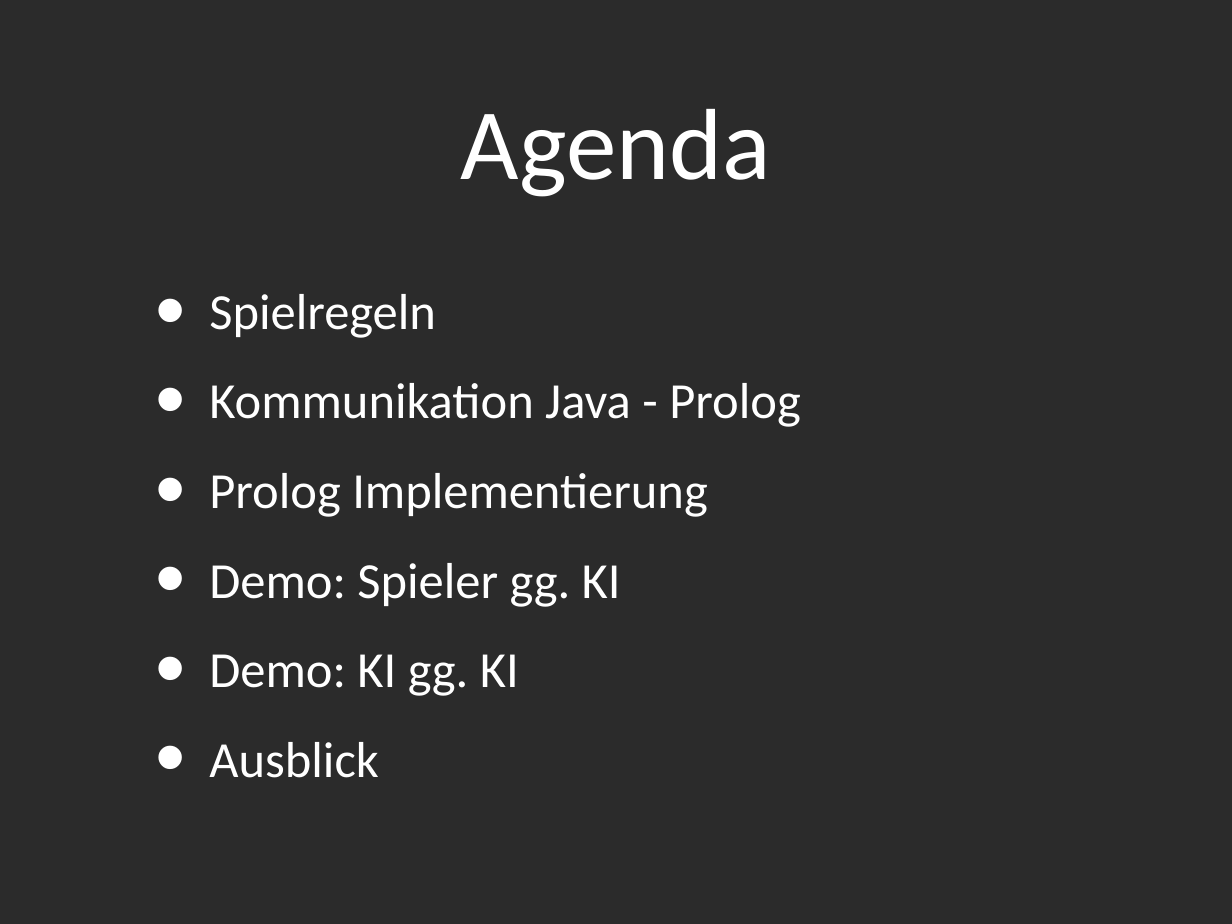
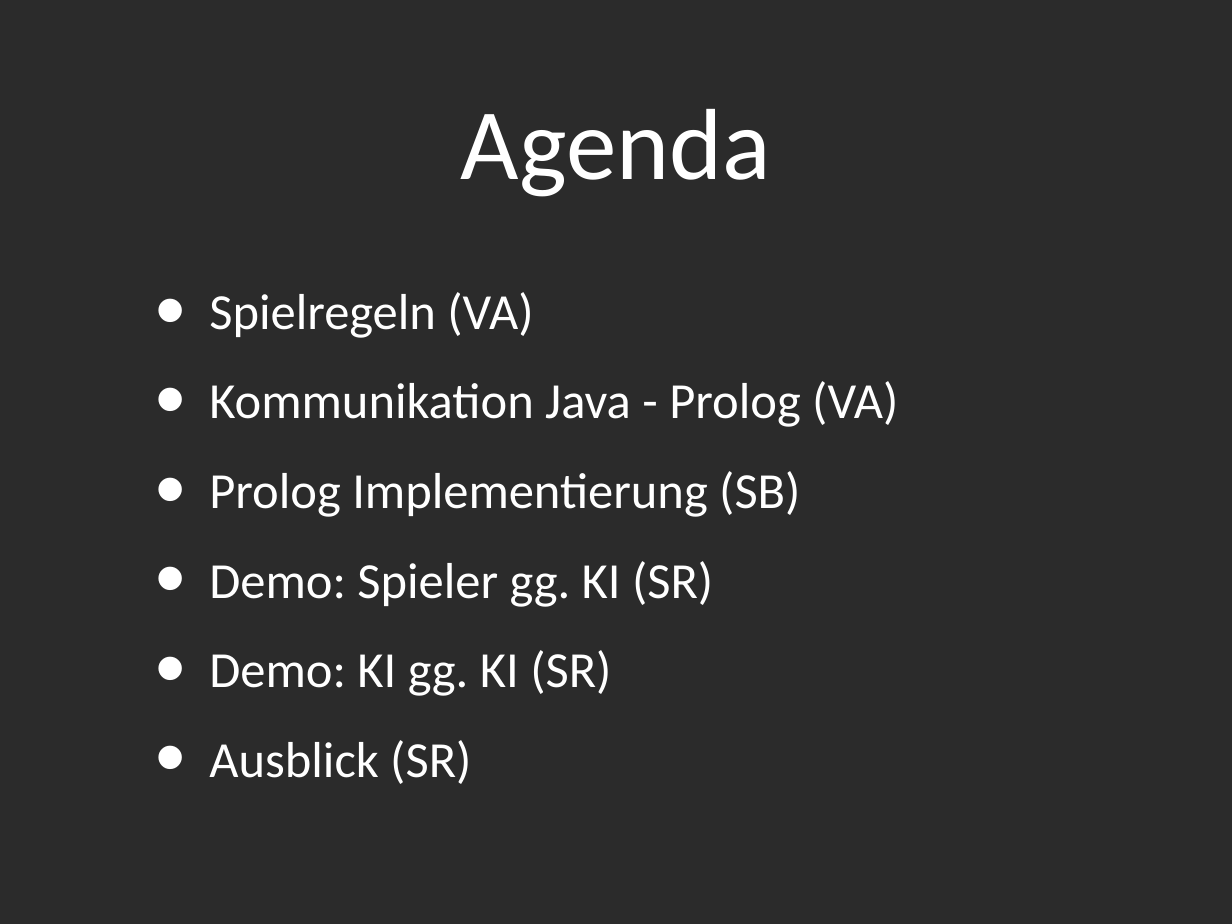
Before and after one commit to novac045/ai-battleship, a slide deck: slide 2 of Präsentation/Presentation_PPT.ppt. Drawn at 1232x924 pixels with LibreOffice and Linux fonts; fonts in the diff are those of the drawing; background and template pictures are left out; a plain dark background stands for a picture behind light text. Boxes give left, top, right and bottom in pixels: in the first picture for what was removed or moved away, otherwise in the second. Text is boxed around its words. In the diff, an @@ line names an element or a change of style, - is before the commit and + after.

Commit message:
Sibilles Gliederung um meine Gedanken erweitert, und Agendapunkte an Personen z. Präsentation zugeordnet

```diff
--- a/Präsentation/Presentation_PPT.ppt
+++ b/Präsentation/Presentation_PPT.ppt
@@ text at <box>209,292,898,784</box>: text changed @@
-• Spielregeln
-• Kommunikation Java - Prolog
-• Prolog Implementierung
-• Demo: Spieler gg. KI
-• Demo: KI gg. KI
-• Ausblick
+• Spielregeln (VA)
+• Kommunikation Java - Prolog (VA)
+• Prolog Implementierung (SB)
+• Demo: Spieler gg. KI (SR)
+• Demo: KI gg. KI (SR)
+• Ausblick (SR)
```
Also in this commit, not shown: 1 other slide changed, 1 slide added, 2 other files.
